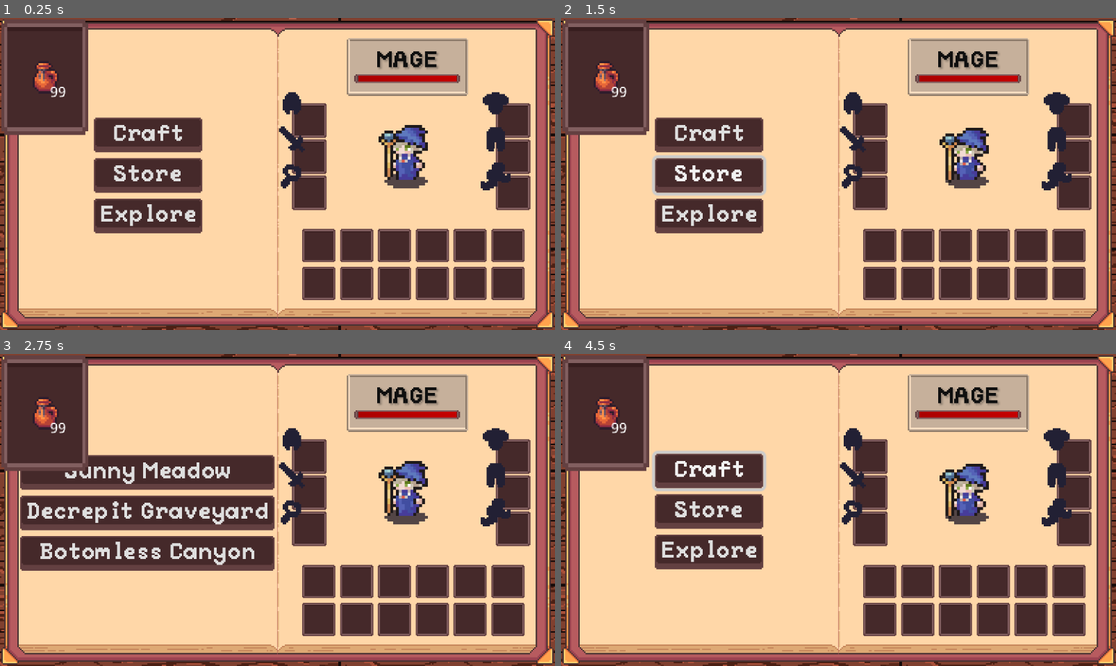
Above: before the commit, frames 1-4 (two rows, left to right).
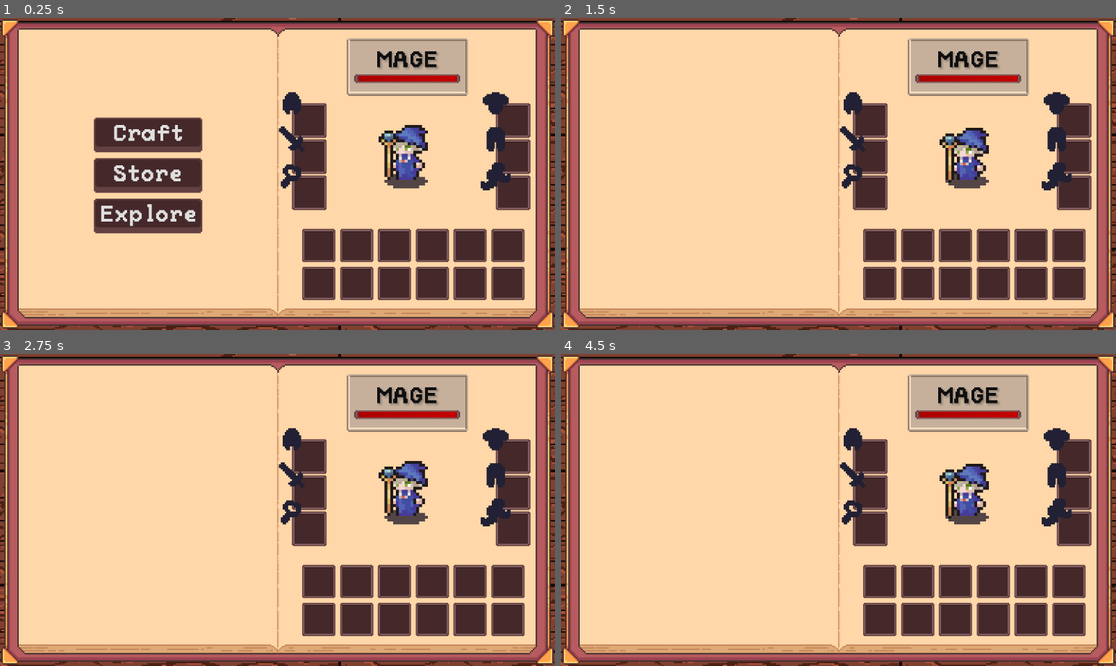
Above: after the commit, the same moments.

Repository: Blortlett/GodotIdle
Game: Godot game, scene res://Scenes/GuiNode.tscn
Two runs of this game, one before a commit and one after it. Both use one fixed random seed, a clock stepped at 60 frames per second and the inputs below.
Inputs (mouse positions are in pixels of both pictures, inside the frame that each line leads up to):
- Up to frame 1 (0.25 s): no input
- Up to frame 2 (1.5 s): click "Craft" at 0.5 s; click (705, 174) at 1.25 s, where only the run before the commit has a clickable "Store"
- Up to frame 3 (2.75 s): click (144, 550) at 2 s, where only the run before the commit has a clickable "Explore"
- Up to frame 4 (4.5 s): click (705, 472) at 2.75 s, where only the run before the commit has a clickable "Sunny Meadow"; click (710, 594) at 3.5 s, where only the run before the commit has a clickable "Home"; click (705, 469) at 4.25 s, where only the run before the commit has a clickable "Craft"

The runs differ from the first frame. In frame 1, 5.6% of the frame differs, in the area x 0-16%, y 0-38%; in frame 2, 13%; in frame 3, 21%, in the area x 0-50%, y 0-70%; in frame 4, 13%.

Commit message:
Start of shop screen and blank crafting screen implemented. Can get here from home menu

Diff:
--- /dev/null
+++ b/Inventory/GameInventorys/ShopInventory.tres
@@ -0,0 +1,65 @@
+[gd_resource type="Resource" script_class="Inv" load_steps=11 format=3 uid="uid://csgm7e6002bnu"]
+
+[ext_resource type="Script" uid="uid://dvu0cvlyuscvd" path="res://Inventory/Scripts/scrInventory.gd" id="1_fbi5t"]
+[ext_resource type="Script" uid="uid://bx52jjxmfncpj" path="res://Inventory/Scripts/scrInventorySlot.gd" id="2_c1fpj"]
+
+[sub_resource type="Resource" id="Resource_4jx6n"]
+script = ExtResource("2_c1fpj")
+amount = 0
+mIsEquipmentSlot = false
+mEquipmentType = 0
+metadata/_custom_type_script = "uid://bx52jjxmfncpj"
+
+[sub_resource type="Resource" id="Resource_1mxdw"]
+script = ExtResource("2_c1fpj")
+amount = 0
+mIsEquipmentSlot = false
+mEquipmentType = 0
+metadata/_custom_type_script = "uid://bx52jjxmfncpj"
+
+[sub_resource type="Resource" id="Resource_pm4uy"]
+script = ExtResource("2_c1fpj")
+amount = 0
+mIsEquipmentSlot = false
+mEquipmentType = 0
+metadata/_custom_type_script = "uid://bx52jjxmfncpj"
+
+[sub_resource type="Resource" id="Resource_nc7e1"]
+script = ExtResource("2_c1fpj")
+amount = 0
+mIsEquipmentSlot = false
+mEquipmentType = 0
+metadata/_custom_type_script = "uid://bx52jjxmfncpj"
+
+[sub_resource type="Resource" id="Resource_hpwqo"]
+script = ExtResource("2_c1fpj")
+amount = 0
+mIsEquipmentSlot = false
+mEquipmentType = 0
+metadata/_custom_type_script = "uid://bx52jjxmfncpj"
+
+[sub_resource type="Resource" id="Resource_swd8f"]
+script = ExtResource("2_c1fpj")
+amount = 0
+mIsEquipmentSlot = false
+mEquipmentType = 0
+metadata/_custom_type_script = "uid://bx52jjxmfncpj"
+
+[sub_resource type="Resource" id="Resource_auakg"]
+script = ExtResource("2_c1fpj")
+amount = 0
+mIsEquipmentSlot = false
+mEquipmentType = 0
+metadata/_custom_type_script = "uid://bx52jjxmfncpj"
+
+[sub_resource type="Resource" id="Resource_1xknk"]
+script = ExtResource("2_c1fpj")
+amount = 0
+mIsEquipmentSlot = false
+mEquipmentType = 0
+metadata/_custom_type_script = "uid://bx52jjxmfncpj"
+
+[resource]
+script = ExtResource("1_fbi5t")
+slots = Array[ExtResource("2_c1fpj")]([SubResource("Resource_4jx6n"), SubResource("Resource_1mxdw"), SubResource("Resource_pm4uy"), SubResource("Resource_nc7e1"), SubResource("Resource_hpwqo"), SubResource("Resource_swd8f"), SubResource("Resource_auakg"), SubResource("Resource_1xknk")])
+metadata/_custom_type_script = "uid://dvu0cvlyuscvd"
--- a/Inventory/UI/InventoryUI/nInvSlotUI.tscn
+++ b/Inventory/UI/InventoryUI/nInvSlotUI.tscn
@@ -50,7 +50,7 @@
 horizontal_alignment = 2
 vertical_alignment = 2
 
-[node name="TextureRect" type="TextureRect" parent="."]
+[node name="NinePatchRect" type="NinePatchRect" parent="."]
 texture_filter = 1
 layout_mode = 1
 anchors_preset = 15
@@ -58,5 +58,8 @@
 anchor_bottom = 1.0
 grow_horizontal = 2
 grow_vertical = 2
-mouse_filter = 2
 texture = ExtResource("1_fxivn")
+patch_margin_left = 2
+patch_margin_top = 3
+patch_margin_right = 2
+patch_margin_bottom = 2
--- a/Inventory/UI/InventoryUI/nInventoryUI.tscn
+++ b/Inventory/UI/InventoryUI/nInventoryUI.tscn
@@ -2,7 +2,7 @@
 
 [ext_resource type="Script" uid="uid://c3uatp5gji5ue" path="res://Inventory/UI/InventoryUI/scrINV_UI.gd" id="1_dhcfh"]
 [ext_resource type="Texture2D" uid="uid://cwn4h5cyakgm7" path="res://Art/TravelBookUI/Sprites/UI_TravelBook_BookCover01a.png" id="2_il5vc"]
-[ext_resource type="Resource" uid="uid://cwb7toopm58yt" path="res://Inventory/PlayerInventory.tres" id="2_l8g2t"]
+[ext_resource type="Resource" uid="uid://cwb7toopm58yt" path="res://Inventory/GameInventorys/PlayerInventory.tres" id="2_l8g2t"]
 [ext_resource type="Texture2D" uid="uid://csfcknshv14od" path="res://Art/TravelBookUI/Sprites/UI_TravelBook_BookPageRight01a.png" id="3_pct40"]
 [ext_resource type="PackedScene" uid="uid://0luyfwm87ckl" path="res://Inventory/UI/InventoryUI/nInvSlotUI.tscn" id="4_keych"]
 [ext_resource type="Texture2D" uid="uid://so2dglihxik1" path="res://Art/TravelBookUI/Sprites/UI_TravelBook_BookPageLeft01a.png" id="5_kydoc"]
@@ -11,7 +11,7 @@
 [ext_resource type="PackedScene" uid="uid://dv0y07r2i4vmd" path="res://UI/HomeMenuUI/nHomeMenuUI.tscn" id="9_2bf1r"]
 [ext_resource type="PackedScene" uid="uid://2nnh4f80nnll" path="res://UI/DestinationMenuUI/nDestinationMenuUI.tscn" id="9_sfvvv"]
 [ext_resource type="Script" uid="uid://h20ddr8cjwko" path="res://UI/CombatMenuUI/scrCombatMenuUI.gd" id="10_2bf1r"]
-[ext_resource type="Resource" uid="uid://chhe8648spgs7" path="res://Inventory/PlayerEquipmentInventory.tres" id="11_2hnsh"]
+[ext_resource type="Resource" uid="uid://chhe8648spgs7" path="res://Inventory/GameInventorys/PlayerEquipmentInventory.tres" id="11_2hnsh"]
 [ext_resource type="Script" uid="uid://0k82eyh0nyh7" path="res://Inventory/Scripts/scrInventoryActions.gd" id="11_2xcof"]
 [ext_resource type="Script" uid="uid://cgimejhachxg6" path="res://Character/UI/scrCharacterDisplayController.gd" id="11_kbc3c"]
 [ext_resource type="Script" uid="uid://7jr5oueo8fsy" path="res://Inventory/Scripts/scrItemDragGfx.gd" id="12_6j3o5"]
--- a/Scripts/Managers/GameManager/scrGameManager.gd
+++ b/Scripts/Managers/GameManager/scrGameManager.gd
@@ -1,5 +1,4 @@
-class_name GameStateManager
-extends Node
+class_name GameStateManager extends Node
 
 signal state_changed(state_type: GameState.StateType)
 
@@ -10,7 +9,9 @@
 	gameStates = [
 		HomeState.new(self),
 		DestinationMenuState.new(self),
-		ExploringState.new(self)
+		ExploringState.new(self),
+		ShopState.new(self),
+		CraftingState.new(self),
 	]
 
 	for state in gameStates:
@@ -21,7 +22,6 @@
 func ChangeState(new_state: GameState) -> void:
 	if CurrentGameState != null:
 		CurrentGameState.ExitState()
-		#CurrentGameState.queue_free()
 
 	CurrentGameState = new_state
 	#add_child(CurrentGameState)
@@ -71,6 +71,28 @@
 	func ExitState() -> void:
 		print("Exited Exploring State")
 
+class ShopState extends GameState:
+	func _init(manager: GameStateManager):
+		super(manager)
+		state_type = StateType.SHOP
+
+	func EnterState() -> void:
+		print("Entered Shop State")
+
+	func ExitState() -> void:
+		print("Exited Shop State")
+
+class CraftingState extends GameState:
+	func _init(manager: GameStateManager):
+		super(manager)
+		state_type = StateType.CRAFTING
+
+	func EnterState() -> void:
+		print("Entered Craft State")
+
+	func ExitState() -> void:
+		print("Exited Craft State")
+
 # Swap functions remain the same
 func SwapToHomeState():
 	ChangeState(gameStates[0])
@@ -80,3 +102,9 @@
 
 func SwapToExploringState():
 	ChangeState(gameStates[2])
+
+func SwapToShopState():
+	ChangeState(gameStates[3])
+
+func SwapToCraftingState():
+	ChangeState(gameStates[4])
--- a/Scripts/Managers/GameManager/scrGameState.gd
+++ b/Scripts/Managers/GameManager/scrGameState.gd
@@ -4,7 +4,9 @@
 enum StateType {
 	HOME,
 	DESTINATION_MENU,
-	EXPLORING
+	EXPLORING,
+	SHOP,
+	CRAFTING
 }
 
 var game_manager: GameStateManager
--- a/Scripts/Managers/scrUIController.gd
+++ b/Scripts/Managers/scrUIController.gd
@@ -4,6 +4,8 @@
 @onready var HomeUI: Control = get_node("../GameUI/SystemUI/HomeMenuUI")
 @onready var DestinationUI: Control = get_node("../GameUI/SystemUI/DestinationMenuUI")
 @onready var EnemyCharacterUI: Control = get_node("../GameUI/SystemUI/CombatMenuUI")
+@onready var ShopMenuUI: Control = get_node("../GameUI/SystemUI/ShopMenuUI")
+@onready var CraftingMenuUI: Control = get_node("../GameUI/SystemUI/CraftMenuUI")
 
 
 func _ready():
@@ -20,6 +22,8 @@
 	HomeUI.visible = false
 	DestinationUI.visible = false
 	EnemyCharacterUI.visible = false
+	ShopMenuUI.visible = false
+	CraftingMenuUI.visible = false
 
 
 func _on_state_changed(state_type: GameState.StateType):
@@ -34,5 +38,9 @@
 			DestinationUI.visible = true
 		GameState.StateType.EXPLORING:
 			EnemyCharacterUI.visible = true
+		GameState.StateType.SHOP:
+			ShopMenuUI.visible = true;
+		GameState.StateType.CRAFTING:
+			CraftingMenuUI.visible = true;
 		_: # default case (Means shit's broken)
 			print_debug("Broke ass broken state fuck")
--- a/UI/HomeMenuUI/scrHomeMenuUI.gd
+++ b/UI/HomeMenuUI/scrHomeMenuUI.gd
@@ -23,10 +23,10 @@
 	mGameStateManager.SwapToDestinationMenuState();
 
 func OnButtonCraft():
-	print_debug("Craft Button Clicked")
+	mGameStateManager.SwapToCraftingState();
 
 func OnButtonShop():
-	print_debug("Shop Button Clicked")
+	mGameStateManager.SwapToShopState();
 
 # -= Assign button press to function switch =-
 func ImplementButton(_Button: Button, _ButtonIndex: int):
--- a/UI/ShopMenuUI/nShopMenuUI.tscn
+++ b/UI/ShopMenuUI/nShopMenuUI.tscn
@@ -1,8 +1,17 @@
-[gd_scene load_steps=2 format=3 uid="uid://ct41jicsdbydu"]
+[gd_scene load_steps=6 format=3 uid="uid://ct41jicsdbydu"]
 
 [ext_resource type="PackedScene" uid="uid://0luyfwm87ckl" path="res://Inventory/UI/InventoryUI/nInvSlotUI.tscn" id="1_185nt"]
+[ext_resource type="Script" uid="uid://c3uatp5gji5ue" path="res://Inventory/UI/InventoryUI/scrINV_UI.gd" id="1_jue5g"]
+[ext_resource type="FontFile" uid="uid://n84lclh7eapu" path="res://Art/Fonts/PeaberryMono.ttf" id="2_8jfxe"]
+[ext_resource type="Resource" uid="uid://csgm7e6002bnu" path="res://Inventory/GameInventorys/ShopInventory.tres" id="2_gy72q"]
+
+[sub_resource type="LabelSettings" id="LabelSettings_jue5g"]
+font = ExtResource("2_8jfxe")
+font_size = 24
+font_color = Color(0.00377088, 0.00119058, 0.00119984, 1)
 
 [node name="ShopMenuUI" type="Control"]
+visible = false
 layout_mode = 3
 anchors_preset = 15
 anchor_right = 1.0
@@ -11,15 +20,60 @@
 grow_vertical = 2
 mouse_filter = 2
 
-[node name="InventoryGrid" type="GridContainer" parent="."]
+[node name="InventoryGrid" type="GridContainer" parent="." node_paths=PackedStringArray("mSlotParent")]
 layout_mode = 1
-anchors_preset = 9
-anchor_bottom = 1.0
-offset_right = 231.785
+anchors_preset = 4
+anchor_top = 0.5
+anchor_bottom = 0.5
+offset_left = 23.0
+offset_top = -57.0
+offset_right = 254.785
+offset_bottom = 57.0
 grow_vertical = 2
 mouse_filter = 2
-columns = 6
+columns = 4
+script = ExtResource("1_jue5g")
+mInv = ExtResource("2_gy72q")
+mSlotParent = NodePath(".")
 
 [node name="InvSlotUI" parent="InventoryGrid" instance=ExtResource("1_185nt")]
-custom_minimum_size = Vector2(60, 80)
+custom_minimum_size = Vector2(36, 55)
 layout_mode = 2
+
+[node name="InvSlotUI2" parent="InventoryGrid" instance=ExtResource("1_185nt")]
+custom_minimum_size = Vector2(36, 55)
+layout_mode = 2
+
+[node name="InvSlotUI3" parent="InventoryGrid" instance=ExtResource("1_185nt")]
+custom_minimum_size = Vector2(36, 55)
+layout_mode = 2
+
+[node name="InvSlotUI4" parent="InventoryGrid" instance=ExtResource("1_185nt")]
+custom_minimum_size = Vector2(36, 55)
+layout_mode = 2
+
+[node name="InvSlotUI5" parent="InventoryGrid" instance=ExtResource("1_185nt")]
+custom_minimum_size = Vector2(36, 55)
+layout_mode = 2
+
+[node name="InvSlotUI6" parent="InventoryGrid" instance=ExtResource("1_185nt")]
+custom_minimum_size = Vector2(36, 55)
+layout_mode = 2
+
+[node name="InvSlotUI7" parent="InventoryGrid" instance=ExtResource("1_185nt")]
+custom_minimum_size = Vector2(36, 55)
+layout_mode = 2
+
+[node name="InvSlotUI8" parent="InventoryGrid" instance=ExtResource("1_185nt")]
+custom_minimum_size = Vector2(36, 55)
+layout_mode = 2
+
+[node name="Label" type="Label" parent="."]
+texture_filter = 1
+layout_mode = 1
+offset_left = 28.0
+offset_top = 17.0
+offset_right = 228.0
+offset_bottom = 49.0
+text = "SELL ITEMS"
+label_settings = SubResource("LabelSettings_jue5g")
--- /dev/null
+++ b/UI/ShopMenuUI/scrShopMenuUI.gd
@@ -0,0 +1 @@
+extends Node
Renamed: Inventory/PlayerEquipmentInventory.tres -> Inventory/GameInventorys/PlayerEquipmentInventory.tres
Renamed: Inventory/PlayerInventory.tres -> Inventory/GameInventorys/PlayerInventory.tres
Not shown, added: UI/ShopMenuUI/scrShopMenuUI.gd.uid
